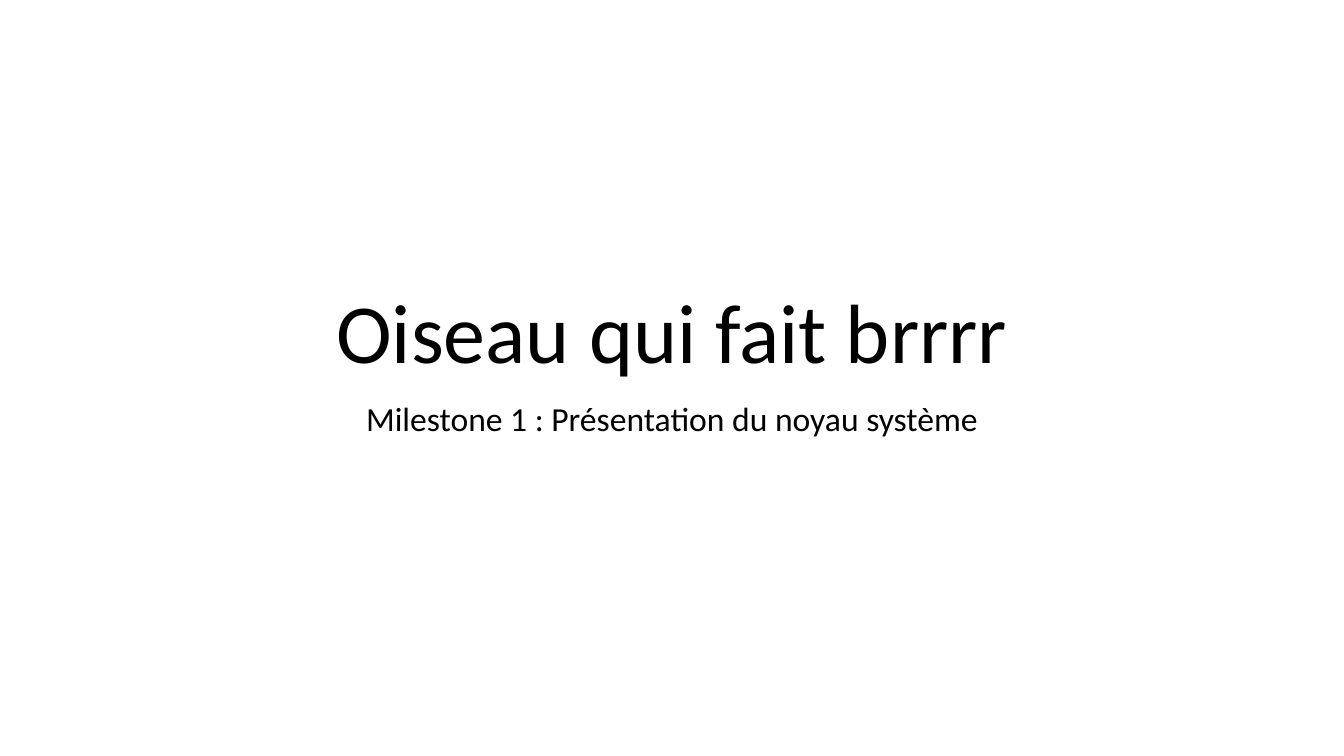
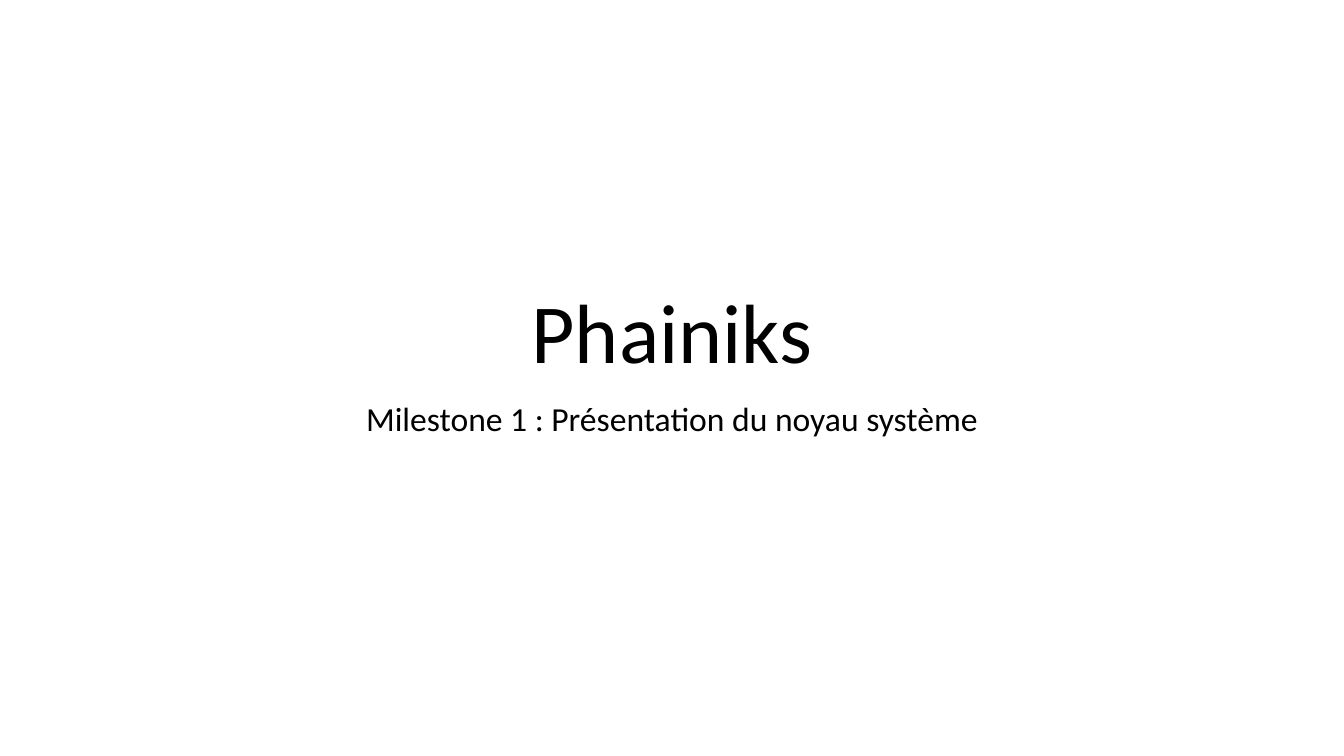
Before and after one commit to Quentingautier2B/Phainiks, a slide deck: slide 1 of Documents/Prez/Phainiks.pptx. Drawn at 1344x756 pixels with LibreOffice and Linux fonts; fonts in the diff are those of the drawing. Boxes give left, top, right and bottom in pixels: in the first picture for what was removed or moved away, otherwise in the second. Text is boxed around its words. In the diff, an @@ line names an element or a change of style, - is before the commit and + after.

```diff
--- a/Documents/Prez/Phainiks.pptx
+++ b/Documents/Prez/Phainiks.pptx
@@ title at bbox=[532, 304, 813, 364]: text changed @@
-Oiseau qui fait brrrr
+Phainiks
```
Also in this commit, not shown: 8 other files.
